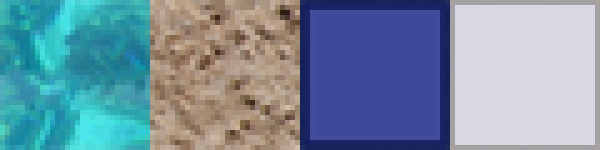
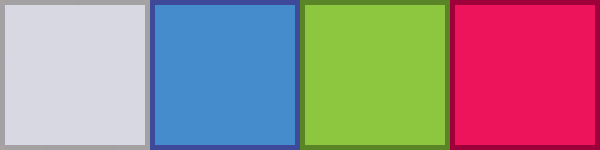
Before/after of a 600 x 150 layered artwork. What changed in the layer stack:
renamed "Layer 4" to "3", moved it above "2", painted on it over (450, 0, 600, 150)
renamed "Layer 2" to "2", painted on it over (300, 0, 450, 150)
added layer "1" above "0" over (150, 0, 300, 150)
renamed "Layer 3" to "0", painted on it over (0, 0, 595, 150)
painted on "Layer 0" over (0, 0, 600, 150)
